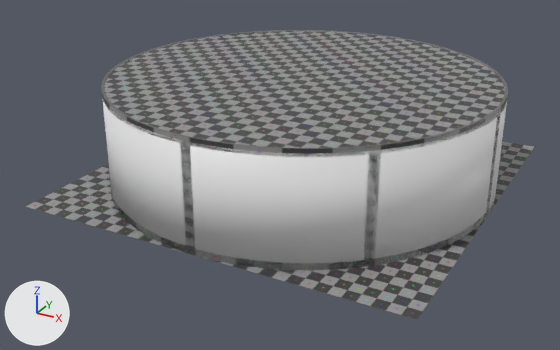
Renders of the FBX model ProjectVSN/Assets/Models/scene.fbx from each side of a commit.
Rendered twice from a camera (50 mm lens) standing at (17.3, -33.9, 16.6) and looking at (-0.5, -1.5, 0.4). Arrows for +X, +Y and +Z are at lower left; the lights stay in place. Where no turn or scale is listed for an object, it has been applied to the vertices.

Objects in the first picture: 'Marco', 'Suelo', 'Techo', 'Ventana'.
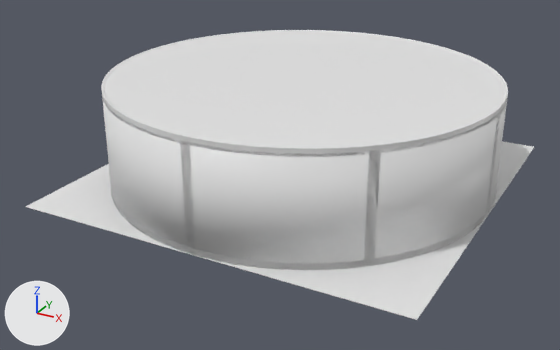
Where the newer file only moved an object's origin or applied its transform, the numbers keep the older frame.

Patch to the scene script:
```diff
--- a/ProjectVSN/Assets/Models/scene.fbx.py
+++ b/ProjectVSN/Assets/Models/scene.fbx.py
@@ me_circle @@
 me_circle.from_pydata(...)  # 128 vertices, 66 faces; spans x -10.0..10.0, y -10.0..10.0, z 7.0
-me_circle.materials.append(mat_material)  # picture img_checker_png
@@ me_cylinder_001 @@
 me_cylinder_001.from_pydata(...)  # 2870 vertices, 2635 faces; spans x -10.0..10.0, y -10.0..10.0, z 0.0..5.4
-me_cylinder_001.materials.append(mat_material)  # picture img_checker_png
@@ me_plane @@
 me_plane.from_pydata(...)  # 8 vertices, 6 faces; spans x -10.0..10.0, y -10.0..10.0, z 0.0
-me_plane.materials.append(mat_material)  # picture img_checker_png
```

Boxes (x1, y1, x2, y2) around the edits, measured in the pictures (560 x 350 px):
'Techo', recoloured (grey to white)
    both: (105, 31, 506, 150)
'Suelo', recoloured (grey to white)
    both: (25, 141, 534, 320)
'Marco', recoloured
    both: (101, 30, 508, 270)
